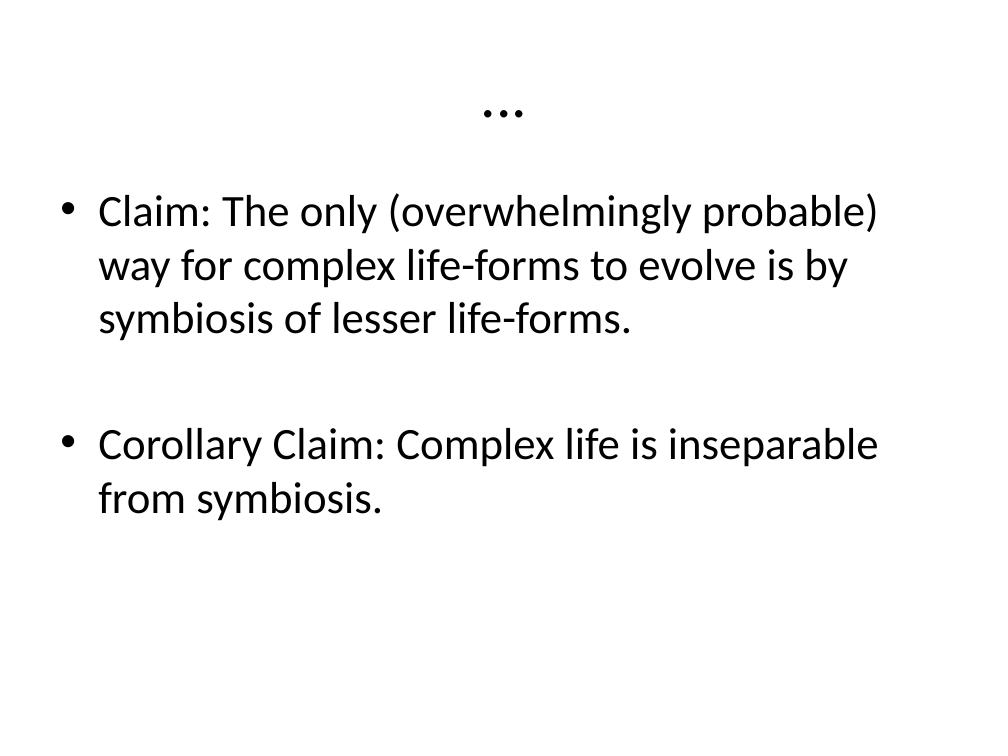
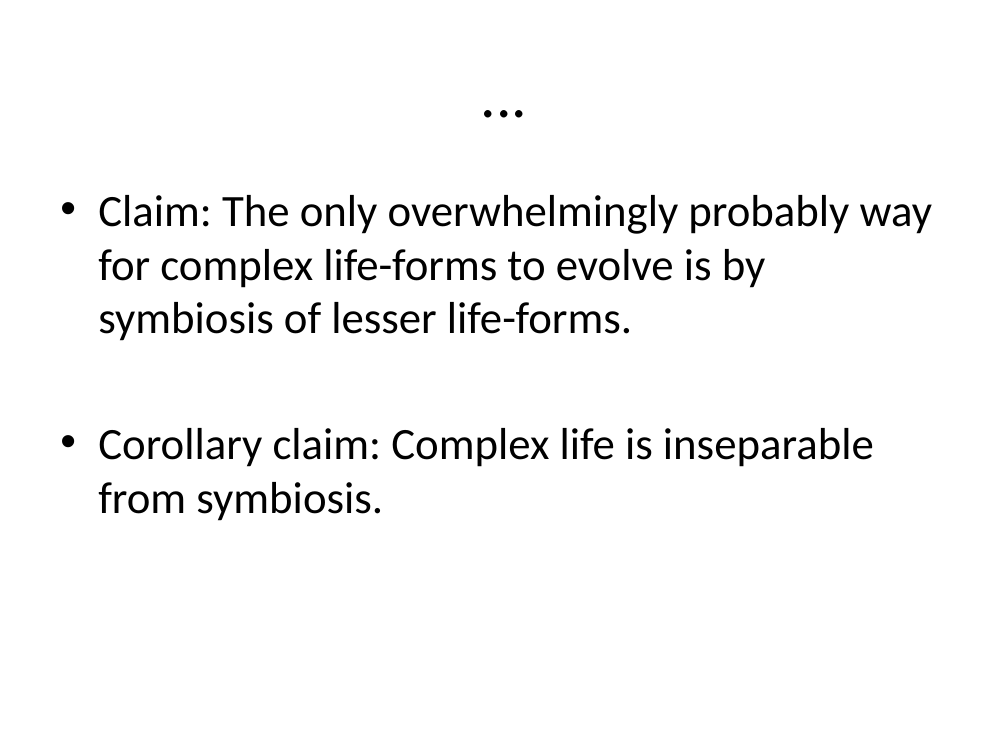
Before and after one commit to mallyvai/4holland, a slide deck: slide 11 of tierra.pptx (slide 12 before the commit). Drawn at 1008x756 pixels with LibreOffice and Linux fonts; fonts in the diff are those of the drawing. Boxes give left, top, right and bottom in pixels: in the first picture for what was removed or moved away, otherwise in the second. Text is boxed around its words. In the diff, an @@ line names an element or a change of style, - is before the commit and + after.

Commit message:
presentation

```diff
--- a/tierra.pptx
+++ b/tierra.pptx
@@ text at (98, 195, 932, 521): text changed @@
-• Claim: The only (overwhelmingly probable) way for complex life-forms to evolve is by symbiosis of lesser life-forms.
-• Corollary Claim: Complex life is inseparable from symbiosis.
+• Claim: The only overwhelmingly probably way for complex life-forms to evolve is by symbiosis of lesser life-forms.
+• Corollary claim: Complex life is inseparable from symbiosis.
```
Also in this commit, not shown: 1 other slide changed, 1 slide removed.
